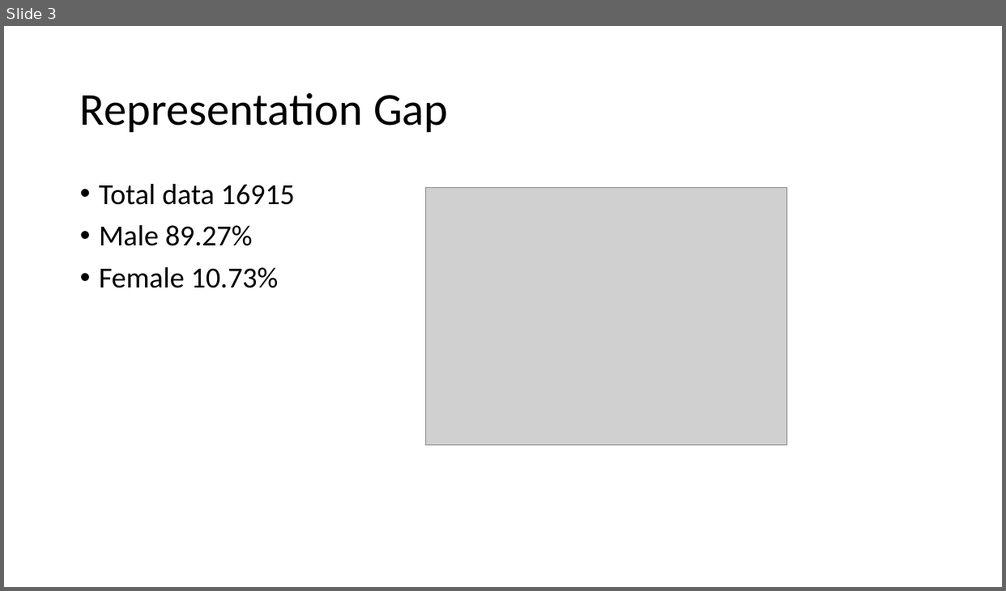
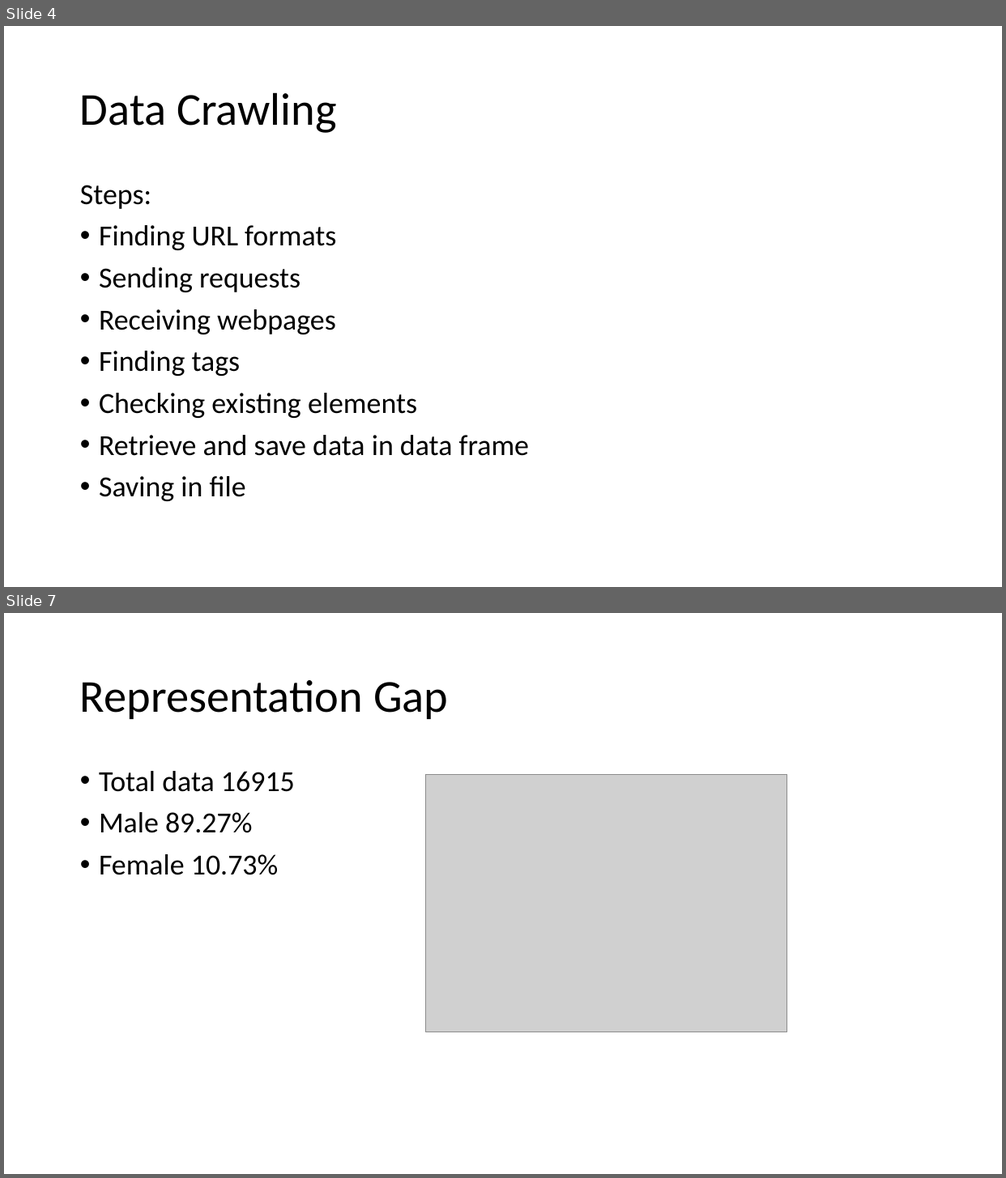
Before and after one commit to polando/GenderGap, a slide deck: Presentation/Final_presentation.pptx. Shown one above the other, each under a label of ours: slide 3 before the commit, slides 4 and 7 after it; the slides between them are not shown. The pictures are 1006x591 and 1006x1178 pixels, drawn with LibreOffice and Linux fonts; fonts in the diff are those of the drawing; grey boxes stand for pictures. Boxes give left, top, right and bottom in pixels: in the first picture for what was removed or moved away, otherwise in the second. Text is boxed around its words. In the diff, an @@ line names an element or a change of style, - is before the commit and + after.

```diff
--- a/Presentation/Final_presentation.pptx
+++ b/Presentation/Final_presentation.pptx
@@ slide 4 added at [4, 26, 1002, 587], background #FFFFFF @@
@@ title added at [80, 92, 337, 133], 44 pt, text #000000 @@
+Data Crawling
@@ text added at [80, 185, 529, 501], 28 pt, text #000000 @@
+Steps:
+• Finding URL formats
+• Sending requests
+• Receiving webpages
+• Finding tags
+• Checking existing elements
+• Retrieve and save data in data frame
+• Saving in file
@@ what was slide 3 is now slide 7 @@
```
Also in this commit, not shown: 3 slides changed, 9 other slides added, 2 slides removed.
